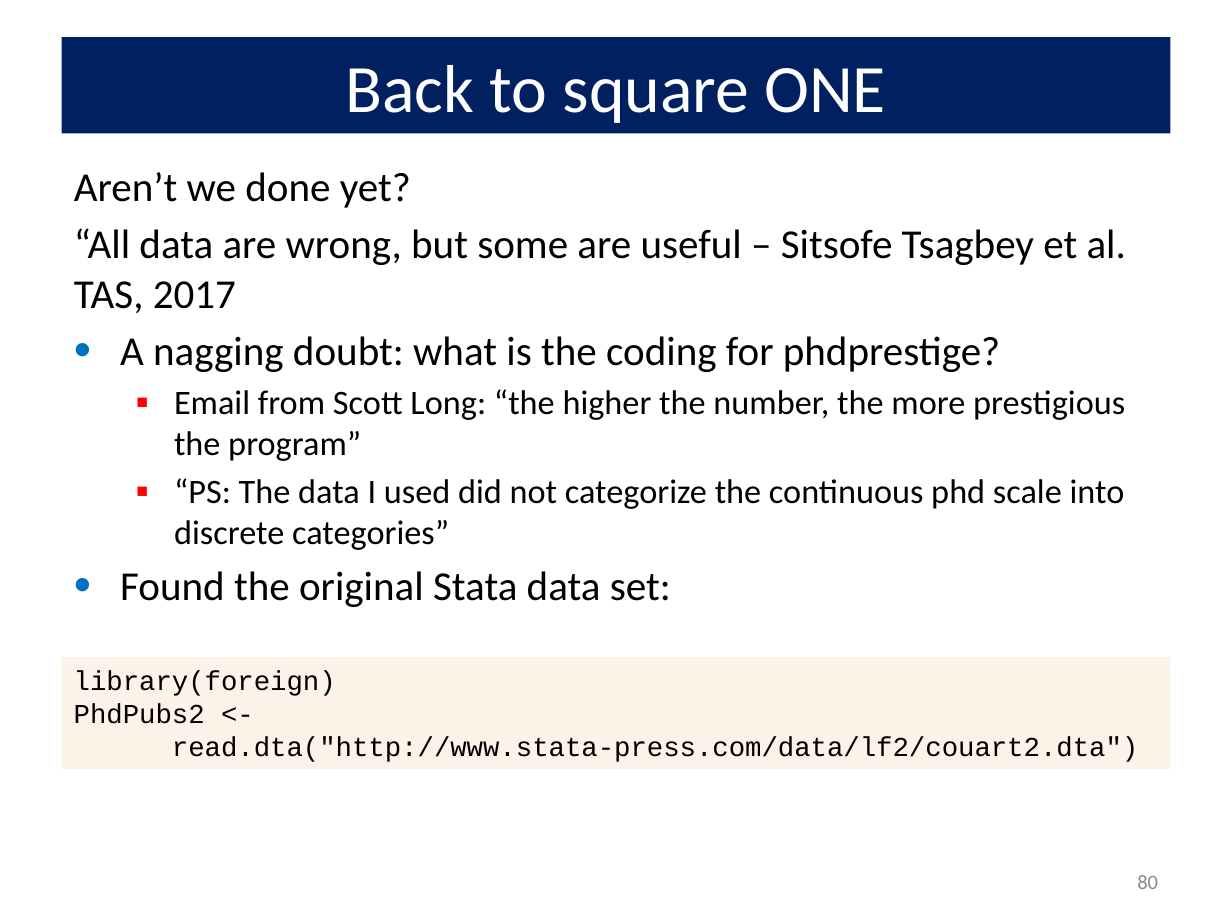
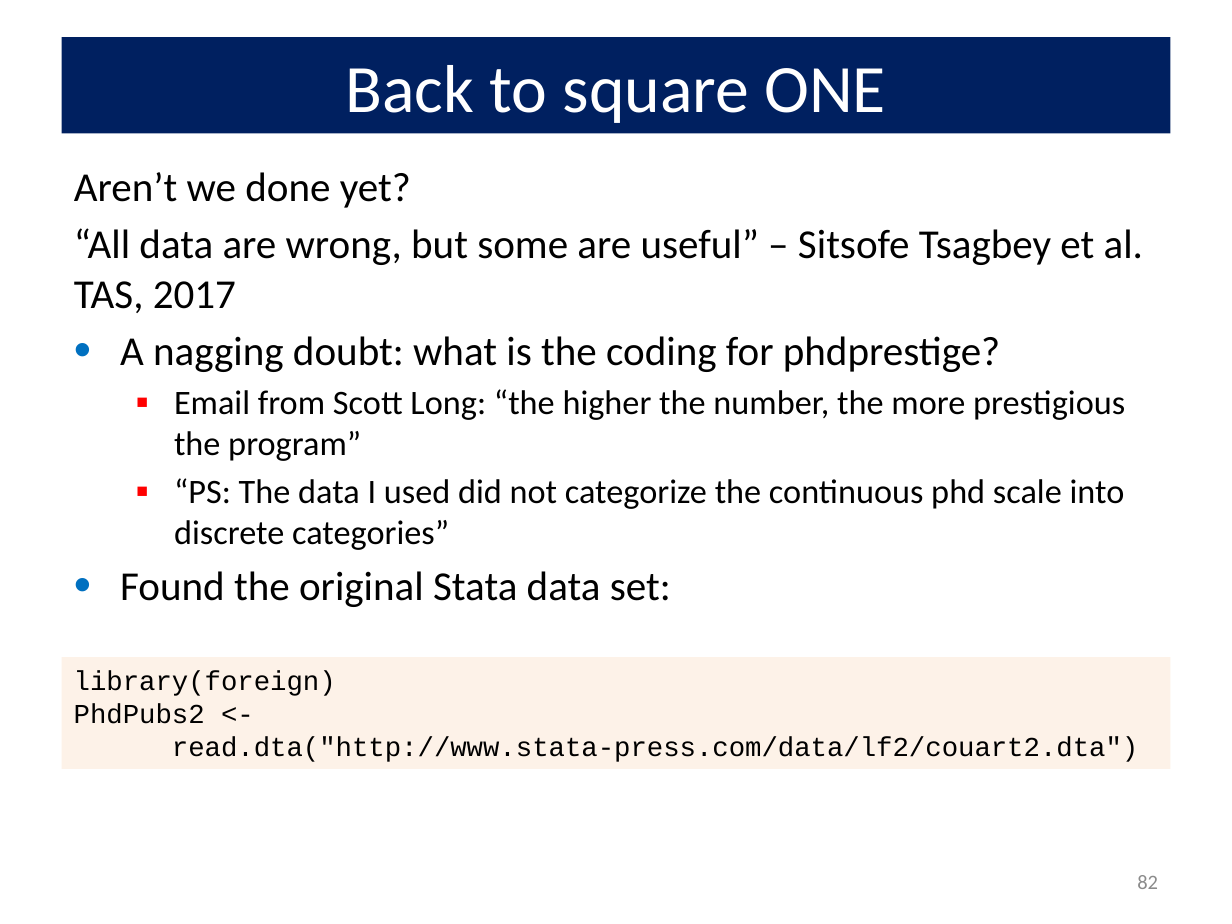
Before and after one commit to friendly/psy6136, a slide deck: slide 82 of lectures/09-CountData.pptx (slide 80 before the commit). Drawn at 1232x924 pixels with LibreOffice and Linux fonts; fonts in the diff are those of the drawing. Boxes give left, top, right and bottom in pixels: in the first picture for what was removed or moved away, otherwise in the second. Text is boxed around its words. In the diff, an @@ line names an element or a change of style, - is before the commit and + after.

Commit message:
update 09-CountData, tutorial

```diff
--- a/lectures/09-CountData.pptx
+++ b/lectures/09-CountData.pptx
@@ text at <box>74,228,1143,313</box>: text changed @@
-“All data are wrong, but some are useful – Sitsofe Tsagbey et al. TAS, 2017
+“All data are wrong, but some are useful” – Sitsofe Tsagbey et al. TAS, 2017
@@ page number at <box>1137,875,1158,889</box>: text changed @@
-80
+82
```
Also in this commit, not shown: 9 other slides changed, 2 slides added, 4 other files.
